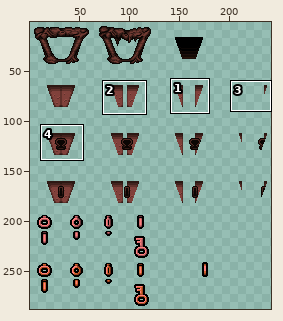
A sprite sheet gets an edit: resources/Reds/04c_corpseA_redroom.png. The picture above shows the old version from afar; the outline marks the close-up.
Close-up. Old version:
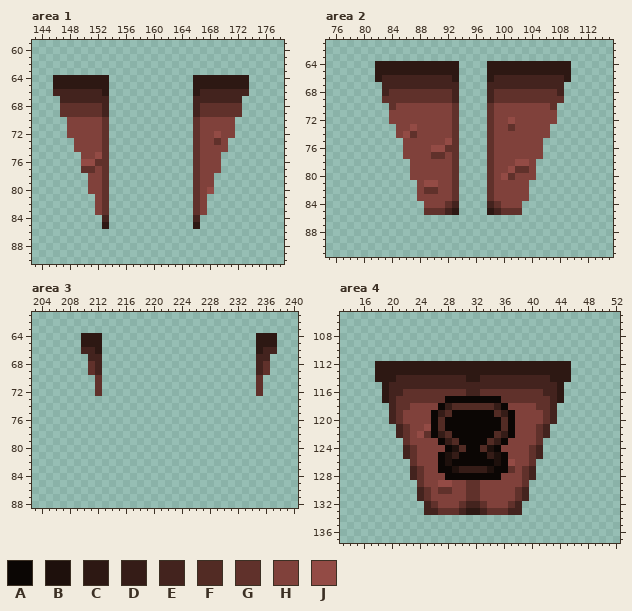
The file is 256x288 pixels. Colours within 5 levels of each other are drawn and written as one. Shown: area 1: x 143..178, y 59..90; area 2: x 75..115, y 61..91; area 3: x 203..240, y 61..88; area 4: x 13..52, y 105..137. The wide view leaves out empty margins. The commit also changed other parts of the picture, which this record leaves out.
Palette (. is transparent): A #0b0604  B #1e100c  C #2d1813  D #351c17  E #43231e  F #522b24  G #60312b  H #80413b  J #934b45
Pixels before, area 1, first column x 146:
64 CCCCCCCC............CCCCCCCC
65 CCCCCCCC............CCCCCCCC
66 EEEEEEEC............CEEEEEEE
67 .EEEEEEE............EEEEEEE.
68 .GGGGGGE............EGGGGGG.
69 .GGGGGGE............EGGGGGG.
70 ..HHHHHG............GHHHHH..
71 ..HHHHHG............GHHHHH..
72 ..HHHHHG............GHHJHH..
73 ...HHHHG............GHHGH...
74 ...HHHHG............GHHHH...
75 ....HHJG............GHHH....
76 ....JJGG............GHHH....
77 ....GGHG............GHHH....
78 .....HHG............GHH.....
79 .....HHG............GHH.....
80 .....HHG............GHJ.....
81 ......HG............GH......
82 ......HG............GH......
83 ......HG............GH......
84 .......E............E.......
85 .......C............C.......
Pixels before, area 2, first column x 82:
64 CCCCCCCCCCCC....CCCCCCCCCCCC
65 CCCCCCCCCCCC....CCCCCCCCCCCC
66 CEEEEEEEEEEC....CEEEEEEEEEEC
67 .EEEEEEEEEEE....EEEEEEEEEEE.
68 .EGGGGGGGGGE....EGGGGGGGGGE.
69 .GGGGGGGGGGE....EGGGGGGGGGG.
70 ..GHHHHHHHHG....GHHHHHHHHG..
71 ..HHHHHHHHHG....GHHHHHHHHH..
72 ..HHHHHHHHHG....GHHJHHHHHH..
73 ...HHJHHHHHG....GHHGHHHHH...
74 ...HJGHHHHHG....GHHHHHHHH...
75 ....HHHHHHJG....GHHHHHHH....
76 ....HHHHJJGG....GHHHHHHH....
77 ....HHHHGGHG....GHHHHHHH....
78 .....HHHHHHG....GHHHJJH.....
79 .....HHHHHHG....GHHJGGH.....
80 .....HHHHHHG....GHJGHHH.....
81 ......HJJHHG....GHHHHH......
82 ......HGGHHG....GHHHHH......
83 ......HHHHHG....GHHHHH......
84 .......HHHGE....EGHHH.......
85 .......GGGEC....CEGGG.......
Pixels before, area 3, first column x 210:
64 CCC......................CCC
65 CCC......................CCC
66 EEC......................CEE
67 .EE......................EE.
68 .GE......................EG.
69 .GE......................EG.
70 ..G......................G..
71 ..G......................G..
72 ..G......................G..
Pixels before, area 4, first column x 18:
112 CCCCCCCCCCCCCCCCCCCCCCCCCCCC
113 CCCCCCCCCCCCCCCCCCCCCCCCCCCC
114 CCCEEEEEEEEEECCEEEEEEEEEECCC
115 .CEEEEEEEEEEEEEEEEEEEEEEEEC.
116 .CEEGGGGGGGGGEEGGGGGGGGGEEC.
117 .CEGGGGGGGAAAAAAAAGGGGGGGEC.
118 ..EGGHHHHADFFFFFFDAHHHHGGE..
119 ..EGHHHHADFAAAAAAFDAHHHHGE..
120 ..EGHHHHAFAAAAAAAAFAHHHHGE..
121 ...EGHHJAFAAAAAAAAFAHHHGE...
122 ...EGHJGADFAAAAAAFDAHHHGE...
123 ....GHHHHADFAAAAFDAHHHHG....
124 ....EGHHHHABFAAFBAHHHHGE....
125 ....EGHHHABDAAAADBAHHHGE....
126 .....GHHHABAAAAAABAJHHG.....
127 .....EGHHAABDDDDBAAGHGE.....
128 .....EGHHHAAAAAAAAHHHGE.....
129 ......GHHJJHHGGHHHHHHG......
130 ......EGHGGHHGGHHHHHGE......
131 ......EGHHHHHGGHHHHHGE......
132 .......EGHHHGEEGHHHGE.......
133 .......EEGGGECCEGGGEE.......
New version:
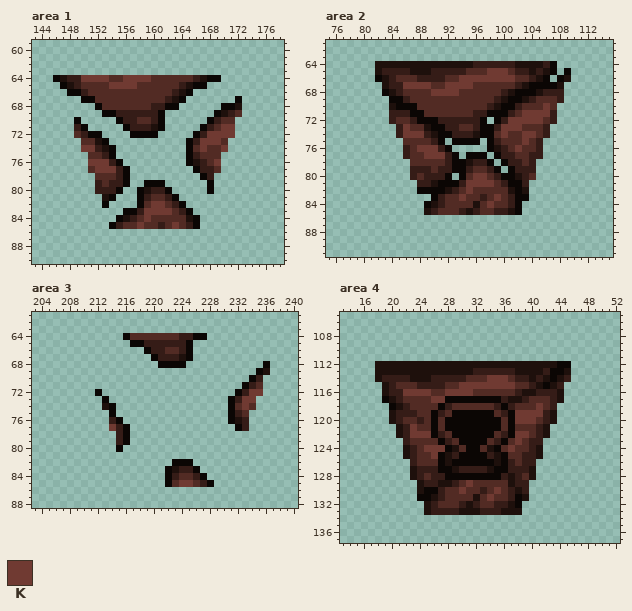
Colours new in this view: K #703a32
Diff:
Area 1:
y 64: x 146..173 CCCCCCCC............CCCCCCCC -> ABDDKKKKFFKKKKFFFFFFDBAA....
y 65: x 146..173 CCCCCCCC............CCCCCCCC -> .ABDFFFFKKKKFFFFFFDBAA......
y 66: x 146..173 EEEEEEEC............CEEEEEEE -> ..AADFFFFFFFFFFFFDBA........
y 67: x 147..164 EEEEEEE........... -> ...AAFFFFFFFFFFDBA; x 166..172 EEEEEEE -> ......A
y 68: x 147..163 GGGGGGE.......... -> .....AFFFFFFFDDAA; x 166..172 EGGGGGG -> ....AAB
y 69: x 147..161 GGGGGGE........ -> ......AADDDDDDA; x 166..172 EGGGGGG -> ...ABDF
y 70: x 148..153 HHHHHG -> .A....; x 155..161 ....... -> ADDFFDA; x 166..171 GHHHHH -> ..ADFF
y 71: x 148..153 HHHHHG -> .DA...; x 156..161 ...... -> ADDDBA; x 166..171 GHHHHH -> .ADFKK
y 72: x 148..153 HHHHHG -> .FDAA.; x 157..160 .... -> AAAA; x 166..171 GHHJHH -> ADKKKK
y 73: x 149..153 HHHHG -> .FFBA; x 165..170 .GHHGH -> ADKKKF
y 74: x 149..154 HHHHG. -> .KKDBA; x 165..170 .GHHHH -> AFKFFK
y 75: x 150..154 HHJG. -> .FFDA; x 165..169 .GHHH -> ADFFF
y 76: x 150..155 JJGG.. -> .KKKDA; x 165..169 .GHHH -> ABDFK
y 77: x 150..156 GGHG... -> .FKKKDA; x 166..169 GHHH -> ADDF
y 78: x 151..156 HHG... -> .FFFDA; x 166..168 GHH -> .AD
y 79: x 151..156 HHG... -> .DFDDA; x 159..161 ... -> AAA; x 166..168 GHH -> ..A
y 80: x 151..155 HHG.. -> .DDDA; x 158..162 ..... -> ABDDA; x 166..168 GHJ -> ..A
y 81: x 152..154 HG. -> .BA; x 158..163 ...... -> ADFFDA; x 166..167 GH -> ..
y 82: x 152..153 HG -> .A; x 158..164 ....... -> AFKKFDA; x 166..167 GH -> ..
y 83: x 152..153 HG -> ..; x 156..167 ..........GH -> AADKKKKFDA..
y 84: x 153 E -> .; x 155..166 ...........E -> ABDFKFFFFFBA
y 85: x 153..166 C............C -> .ADFFKFFDFKFDA
Area 2:
y 64: x 82..109 CCCCCCCCCCCC....CCCCCCCCCCCC -> BBBBBBBBBBBBBBDDDDDDBBBBDA..
y 65: x 82..109 CCCCCCCCCCCC....CCCCCCCCCCCC -> BDDDDBBBDDDDDFFFKKKFDDBDBA.A
y 66: x 82..109 CEEEEEEEEEEC....CEEEEEEEEEEC -> ABDFFFDDDDFFKKKKKKKKFFDBA.AB
y 67: x 83..108 EEEEEEEEEEE....EEEEEEEEEEE -> BDDKKKKFFKKKKFFFFFFDBAAAAB
y 68: x 83..108 EGGGGGGGGGE....EGGGGGGGGGE -> ABDFFFFKKKKFFFFFFDBAAABDDD
y 69: x 83..108 GGGGGGGGGGE....EGGGGGGGGGG -> .AADFFFFFFFFFFFFDBAABDFFFD
y 70: x 84..107 GHHHHHHHHG....GHHHHHHHHG -> BAAAFFFFFFFFFFDBAADFFFKF
y 71: x 84..107 HHHHHHHHHG....GHHHHHHHHH -> DDDAAFFFFFFFDDAAADFKKKKD
y 72: x 84..107 HHHHHHHHHG....GHHJHHHHHH -> DFFDAAADDDDDDA.ADKKKKKFD
y 73: x 85..106 HHJHHHHHG....GHHGHHHHH -> DKFFBAADDFFDAADKKKFFFD
y 74: x 85..106 HJGHHHHHG....GHHHHHHHH -> DKKKDBAADDDBAAFKFFKKFD
y 75: x 86..96 HHHHHHJG... -> FFFFDA.AAAA; x 98..105 GHHHHHHH -> ADFFFKFD
y 76: x 86..93 HHHHJJGG -> DFKKKDA.; x 98..105 GHHHHHHH -> ABDFKFFD
y 77: x 86..93 HHHHGGHG -> DFFKKKDA; x 95..105 ...GHHHHHHH -> AAA.ADDFFDD
y 78: x 87..104 HHHHHHG....GHHHJJH -> FFFFFDAABDDA.ADDFD
y 79: x 87..104 HHHHHHG....GHHJGGH -> DDDFDDAADFFDA.ADDD
y 80: x 87..104 HHHHHHG....GHJGHHH -> DFDDDA.AFKKFDAABDF
y 81: x 88..103 HJJHHG....GHHHHH -> DDBAAADKKKKFDAAD
y 82: x 88..103 HGGHHG....GHHHHH -> AAAABDFKFFFFFBAB
y 83: x 88..103 HHHHHG....GHHHHH -> ..ADFFKFFDFKFDAA
y 84: x 89..102 HHHGE....EGHHH -> ABDFFFFBFKFFDA
y 85: x 89..102 GGGEC....CEGGG -> BDFFFDBDFFDDBA
Area 3:
y 64: x 210..212 CCC -> ...; x 216..227 ............ -> AFFFFFFFDDAA; x 235..237 CCC -> ...
y 65: x 210..212 CCC -> ...; x 217..225 ......... -> AADDDDDDA; x 235..237 CCC -> ...
y 66: x 210..212 EEC -> ...; x 219..225 ....... -> ADDFFDA; x 235..237 CEE -> ...
y 67: x 211..212 EE -> ..; x 220..225 ...... -> ADDDBA; x 235..236 EE -> ..
y 68: x 211..212 GE -> ..; x 221..224 .... -> AAAA; x 235..236 EG -> .A
y 69: x 211..212 GE -> ..; x 235..236 EG -> AB
y 70: x 212 G -> .; x 234..235 .G -> AD
y 71: x 212 G -> .; x 233..235 ..G -> ADF
y 72: x 212 G -> A; x 232..235 ...G -> ADKK
y 73: x 213 . -> A; x 231..234 .... -> ADKK
y 74: x 213..214 .. -> BA; x 231..234 .... -> AFKF
y 75: x 214 . -> A; x 231..233 ... -> ADF
y 76: x 214..215 .. -> DA; x 231..233 ... -> ABD
y 77: x 214..216 ... -> KDA; x 232..233 .. -> AD
y 78..79: x 215..216 .. -> DA
y 80: x 215 . -> A
y 82: x 223..225 ... -> AAA
y 83: x 222..226 ..... -> ABDDA
y 84: x 222..227 ...... -> ADFFDA
y 85: x 222..228 ....... -> AFKKFDA
Area 4:
y 112: x 18..45 CCCCCCCCCCCCCCCCCCCCCCCCCCCC -> BBBBBBBBBBBBBBBBBBBBBBBBBBAA
y 113: x 18..45 CCCCCCCCCCCCCCCCCCCCCCCCCCCC -> BBBBBBBBBBBBBBDDDDDDBBBBDAAB
y 114: x 18..45 CCCEEEEEEEEEECCEEEEEEEEEECCC -> BDDDDBBBDDDDDFFFKKKFDDBDBABD
y 115: x 19..44 CEEEEEEEEEEEEEEEEEEEEEEEEC -> BDFFFDDDDFFKKKKKKKKFFDBABD
y 116: x 19..44 CEEGGGGGGGGGEEGGGGGGGGGEEC -> BDDKKKKFFKKKKFFFFFFDBBDDDB
y 117: x 19..27 CEGGGGGGG -> ABDFFFFKK; x 36..44 GGGGGGGEC -> DBBDFFFDB
y 118: x 20..26 EGGHHHH -> ABDFFFF; x 37..43 HHHHGGE -> DFFFKFD
y 119: x 20..25 EGHHHH -> BDDDFF; x 38..43 HHHHGE -> KKKKDB
y 120: x 20..25 EGHHHH -> BDFFDF; x 38..43 HHHHGE -> KKKFDB
y 121: x 21..25 EGHHJ -> BDKFF; x 38..42 HHHGE -> FFFDB
y 122: x 21..25 EGHJG -> BDKKK; x 38..42 HHHGE -> KKFDB
y 123: x 22..26 GHHHH -> DFFFF; x 37..41 HHHHG -> FKFDD
y 124: x 22..27 EGHHHH -> BDFKKK; x 36..41 HHHHGE -> FKFFDB
y 125: x 22..26 EGHHH -> BDFFK; x 37..41 HHHGE -> FFDDB
y 126: x 23..26 GHHH -> DFFF; x 37..40 JHHG -> DFDD
y 127: x 23..26 EGHH -> BDDD; x 37..40 GHGE -> DDDB
y 128: x 23..27 EGHHH -> BDFDD; x 36..40 HHHGE -> DBDFB
y 129: x 24..39 GHHJJHHGGHHHHHHG -> BDDBBDFKFFFFFBDD
y 130: x 24..39 EGHGGHHGGHHHHHGE -> BAADFFKFFDFKFDBD
y 131: x 24..39 EGHHHHHGGHHHHHGE -> AABDFFFFBFKFFDAB
y 132: x 25..38 EGHHHGEEGHHHGE -> BDFFFDBDFFDDBA
y 133: x 25..38 EEGGGECCEGGGEE -> BDDDDBBBDDDBBB
Changed places in both close-ups, as pixel boxes (x1, y1, x2, y2):
changed: (53, 75, 249, 229)
changed: (375, 61, 571, 215)
changed: (81, 333, 207, 452)
changed: (228, 333, 277, 431)
added: (165, 459, 214, 487)
changed: (375, 361, 571, 515)
